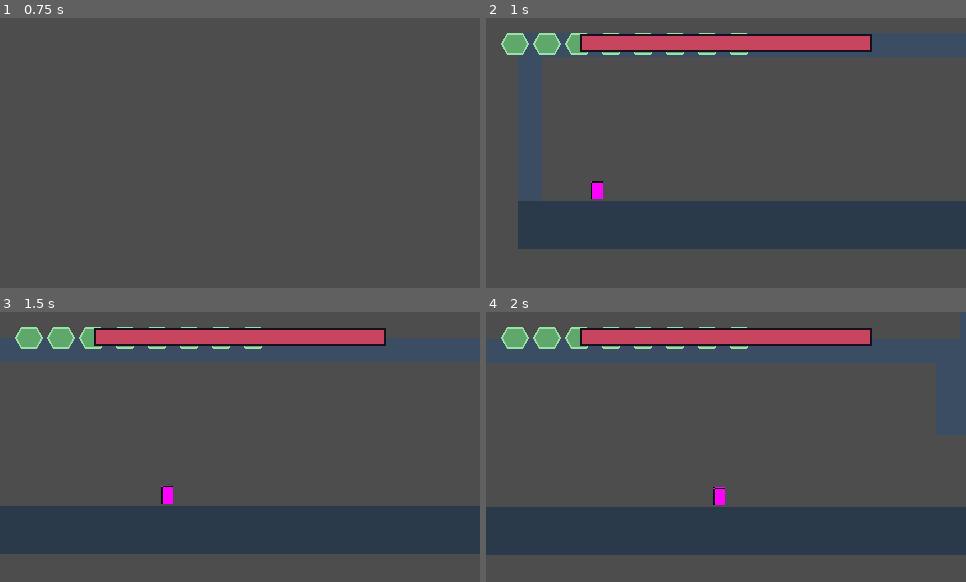
Above: before the commit, frames 1-4 (two rows, left to right).
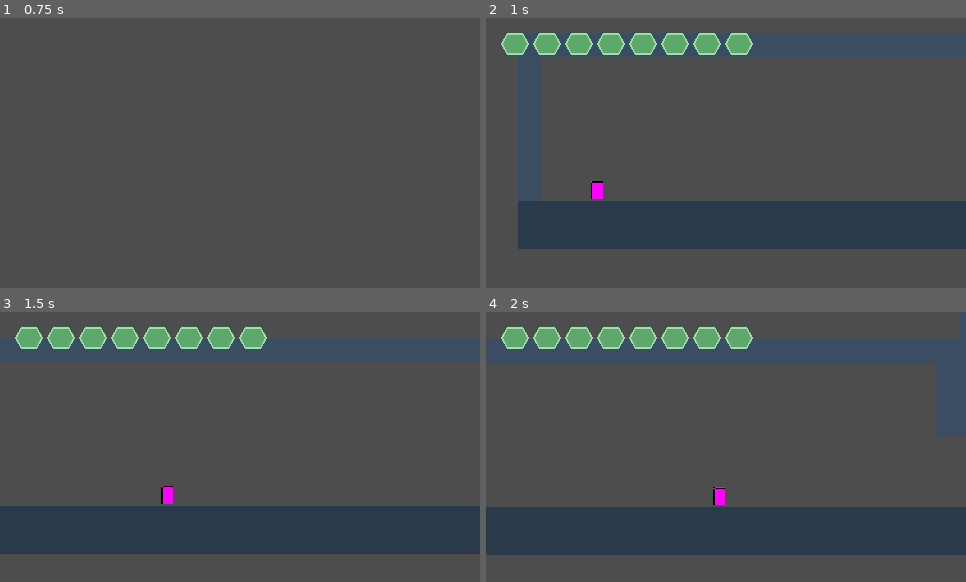
Above: after the commit, the same moments.

Repository: AdventurousArdvark/Bugvania
Game: Godot game, scene res://scenes/title.tscn
Two runs of this game, one before a commit and one after it. Both use one fixed random seed, a clock stepped at 60 frames per second and the inputs below.
Inputs (mouse positions are in pixels of both pictures, inside the frame that each line leads up to):
- Up to frame 1 (0.75 s): tap Enter (pause) at 0.5 s; move the mouse to (345, 139) at 0.52 s; hold D (move_right) from 0.53 s (still down); tap J (attack) at 0.6 s; click (345, 139) at 0.67 s
- Up to frame 2 (1 s): keep holding D (move_right); tap Space (jump) at 0.77 s
- Up to frame 3 (1.5 s): keep holding D (move_right); move the mouse to (144, 460) at 1.27 s; tap Shift (dash) at 1.35 s
- Up to frame 4 (2 s): keep holding D (move_right); tap Space (jump) at 1.52 s

Frame 1 is identical in both runs. In frame 2, 4.1% of the frame differs, in the area x 19-81%, y 5-13%; in frame 3, 4.1%; in frame 4, 4.1%.

Commit message:
added polish to item pickups, boss, and HUD

Diff:
--- a/scripts/ability_pickup.gd
+++ b/scripts/ability_pickup.gd
@@ -12,6 +12,7 @@
 ## visual if you don't give it children.
 
 @export var ability: String = "has_double_jump"
+@export var display_name: String = ""      # shown in the HUD banner; auto-derived if empty
 @export var grant_amount: int = 0          # optional: also add to a numeric property
 @export var amount_property: String = ""   # e.g. "missiles" (leave empty to skip)
 @export var size: Vector2 = Vector2(20, 20)
@@ -60,6 +61,12 @@
 		body.set(amount_property, (int(cur) if cur != null else 0) + grant_amount)
 	collected.emit(ability)
 	Audio.play("pickup")
+	get_tree().call_group("hud", "show_pickup", _label_text())
 	# NOTE: across save/load you'd persist "this pickup is taken" in a save system;
 	# for now it just disappears for the session.
 	queue_free()
+
+func _label_text() -> String:
+	if display_name != "":
+		return display_name
+	return ability.replace("has_", "").capitalize()
--- a/scripts/boss.gd
+++ b/scripts/boss.gd
@@ -6,7 +6,7 @@
 ## Takes beam/missile damage anytime; the recover window is the safe time to hit it.
 ## In group "enemy" (so your beams damage it) and "boss" (so the HUD shows its bar).
 
-enum St { INTRO, IDLE, WINDUP, LUNGE, RECOVER, VOLLEY, DEAD }
+enum St { DORMANT, INTRO, IDLE, WINDUP, LUNGE, RECOVER, VOLLEY, DEAD }
 
 @export var max_health: int = 40
 @export var lunge_speed: float = 420.0
@@ -18,9 +18,10 @@
 @export var color: Color = Color("#7a3b8f")
 
 signal health_changed(current, maximum)
+signal engaged
 
 var health: int
-var _state: int = St.INTRO
+var _state: int = St.DORMANT
 var _t: float = 0.6
 var _dir: int = -1
 var _phase2: bool = false
@@ -73,6 +74,8 @@
 	_t -= delta
 
 	match _state:
+		St.DORMANT:
+			velocity.x = move_toward(velocity.x, 0.0, 600.0 * delta)
 		St.INTRO:
 			velocity.x = 0.0
 			if _t <= 0.0:
@@ -121,6 +124,12 @@
 func _to_idle() -> void:
 	_state = St.IDLE
 	_t = idle_time * (0.65 if _phase2 else 1.0)
+
+func engage() -> void:
+	if _state == St.DORMANT:
+		_state = St.INTRO
+		_t = 0.8
+		engaged.emit()
 
 func _face_player() -> void:
 	if _player != null:
--- a/scripts/hud.gd
+++ b/scripts/hud.gd
@@ -25,6 +25,9 @@
 var _boss_hp: int = 0
 var _boss_max: int = 1
 var _boss_show: bool = false
+var _banner_text: String = ""
+var _banner_t: float = 0.0
+var _font: Font
 var _draw_node: Control = null
 
 # Inner Control whose _draw delegates back to the HUD.
@@ -36,11 +39,18 @@
 
 func _ready() -> void:
 	layer = 10
+	add_to_group("hud")
+	_font = ThemeDB.fallback_font
 	_draw_node = HudDraw.new()
 	(_draw_node as HudDraw).hud = self
 	_draw_node.set_anchors_preset(Control.PRESET_FULL_RECT)
 	_draw_node.mouse_filter = Control.MOUSE_FILTER_IGNORE
 	add_child(_draw_node)
+
+func _process(delta: float) -> void:
+	if _banner_t > 0.0:
+		_banner_t -= delta
+		_redraw()
 
 func bind(player: Node) -> void:
 	_player = player
@@ -71,15 +81,27 @@
 		return
 	_boss_max = int(boss.get("max_health"))
 	_boss_hp = int(boss.get("health"))
-	_boss_show = true
+	_boss_show = false                      # stays hidden until the fight is engaged
 	if boss.has_signal("health_changed"):
 		boss.health_changed.connect(_on_boss_health)
+	if boss.has_signal("engaged"):
+		boss.engaged.connect(_on_boss_engaged)
+	_redraw()
+
+func _on_boss_engaged() -> void:
+	_boss_show = true
 	_redraw()
 
 func _on_boss_health(current: int, maximum: int) -> void:
 	_boss_hp = current
 	_boss_max = maximum
-	_boss_show = current > 0
+	if current <= 0:
+		_boss_show = false                  # hide on death; only "engaged" shows it
+	_redraw()
+
+func show_pickup(text: String) -> void:
+	_banner_text = str(text)
+	_banner_t = 3.0
 	_redraw()
 
 func _redraw() -> void:
@@ -103,17 +125,25 @@
 			var ax := x0 + i * 14.0
 			c.draw_circle(Vector2(ax + 5.0, ay + 6.0), 5.0, POD_ON if i < _missiles else POD_OFF)
 
-	# Boss bar across the top while a boss is alive.
+	# Boss bar at the BOTTOM center, clear of the top-left chitin plates.
 	if _boss_show:
 		var vw := c.size.x
-		var bw := vw * 0.6
+		var bw := vw * 0.5
 		var bx := (vw - bw) * 0.5
-		var by := 18.0
-		var bh := 14.0
-		c.draw_rect(Rect2(bx - 2, by - 2, bw + 4, bh + 4), Color("#1a0f1f"))
-		c.draw_rect(Rect2(bx, by, bw, bh), Color("#2a1830"))
+		var by := c.size.y - 50.0
+		c.draw_string(_font, Vector2(0, by - 6), "VESSEL", HORIZONTAL_ALIGNMENT_CENTER, vw, 14, Color("#c8455f"))
+		c.draw_rect(Rect2(bx - 2, by, bw + 4, 16), Color("#1a0f1f"))
+		c.draw_rect(Rect2(bx, by + 2, bw, 12), Color("#2a1830"))
 		var frac := clampf(float(_boss_hp) / float(maxi(_boss_max, 1)), 0.0, 1.0)
-		c.draw_rect(Rect2(bx, by, bw * frac, bh), Color("#c8455f"))
+		c.draw_rect(Rect2(bx, by + 2, bw * frac, 12), Color("#c8455f"))
+
+	# Pickup banner: names the part you just grafted, then fades.
+	if _banner_t > 0.0:
+		var a := clampf(_banner_t / 0.7, 0.0, 1.0)   # fade over the last 0.7s
+		var vw2 := c.size.x
+		var ty := c.size.y * 0.40
+		c.draw_string(_font, Vector2(0, ty), "GRAFTED", HORIZONTAL_ALIGNMENT_CENTER, vw2, 15, Color(0.62, 0.85, 0.55, a * 0.8))
+		c.draw_string(_font, Vector2(0, ty + 30), _banner_text, HORIZONTAL_ALIGNMENT_CENTER, vw2, 30, Color(0.85, 0.94, 0.78, a))
 
 func _plate(c: Control, pos: Vector2, size: Vector2, full: bool) -> void:
 	var w := size.x
--- a/scripts/level_one.gd
+++ b/scripts/level_one.gd
@@ -95,6 +95,7 @@
 	_slab(36.0 * T, 38.0 * T, -3.0 * T, -2.0 * T, C_FLOOR)
 	var charge := AbilityPickup.new()
 	charge.ability = "has_charge"
+	charge.display_name = "Charge Gland"
 	charge.color = Color("#9fe6ff")
 	charge.position = Vector2(37.0 * T, -4.0 * T)
 	add_child(charge)
@@ -120,6 +121,7 @@
 	# Missiles (flag + 5 ammo) as the reward for climbing out.
 	var missiles_pick := AbilityPickup.new()
 	missiles_pick.ability = "has_missiles"
+	missiles_pick.display_name = "Stinger Pods"
 	missiles_pick.amount_property = "missiles"
 	missiles_pick.grant_amount = 5
 	missiles_pick.color = Color("#ff8c42")
@@ -145,6 +147,7 @@
 	# Ice Beam, on the far landing (freezes enemies into platforms).
 	var ice := AbilityPickup.new()
 	ice.ability = "has_ice"
+	ice.display_name = "Frost Gland"
 	ice.color = Color("#bfe9ff")
 	ice.position = Vector2(86.0 * T, -3.0 * T)
 	add_child(ice)
@@ -168,6 +171,7 @@
 	# The reward.
 	var pickup := AbilityPickup.new()
 	pickup.ability = "has_double_jump"
+	pickup.display_name = "Wing-Segment"
 	pickup.position = Vector2(95.5 * T, -4.0 * T)
 	add_child(pickup)
 
@@ -190,6 +194,7 @@
 	add_child(door)
 	var wave := AbilityPickup.new()
 	wave.ability = "has_wave"
+	wave.display_name = "Resonant Membrane"
 	wave.color = Color("#c77dff")
 	wave.position = Vector2(113.6 * T, 7.0 * T)
 	add_child(wave)
@@ -245,6 +250,8 @@
 	_current_room = room_name
 	_checkpoint = _entries[room_name]
 	_apply_camera_limits(_rooms[room_name])
+	if room_name == "G":
+		get_tree().call_group("boss", "engage")   # wake the boss + show its bar
 
 
 func _apply_camera_limits(rect: Rect2) -> void:
--- a/scripts/weapon.gd
+++ b/scripts/weapon.gd
@@ -26,6 +26,8 @@
 var _cooldown: float = 0.0
 var _charging: bool = false
 var _charge_t: float = 0.0
+var _can_charge: bool = false
+var _anim: float = 0.0
 
 func _ready() -> void:
 	var p := get_parent()
@@ -35,8 +37,10 @@
 func _process(delta: float) -> void:
 	if _cooldown > 0.0:
 		_cooldown -= delta
+	_anim += delta
 
 	var can_charge: bool = _player != null and _player.get("has_charge") == true
+	_can_charge = can_charge
 
 	if _act_just_pressed("attack"):
 		_fire(false)
@@ -47,6 +51,8 @@
 		_charge_t += delta
 		if was < charge_time and _charge_t >= charge_time:
 			Audio.play("charge_ready")
+			if _player != null:
+				Fx.burst(_player.get_parent(), (_player as Node2D).global_position + Vector2(0, -8), Color("#ffffff"), 6, 90.0)
 	if _act_just_released("attack"):
 		if _charging and can_charge and _charge_t >= charge_time:
 			_fire(true)
@@ -54,6 +60,24 @@
 
 	if _act_just_pressed("shoot"):
 		_fire_missile()
+
+	queue_redraw()   # update the charge ring (or clear it)
+
+func _draw() -> void:
+	if not (_charging and _can_charge):
+		return
+	var p := clampf(_charge_t / charge_time, 0.0, 1.0)
+	var c := Vector2(0, -8)
+	var r := lerpf(5.0, 16.0, p)
+	var col := Color("#9fe6ff")
+	var a := 0.35 + 0.45 * p
+	if p >= 1.0:
+		col = Color("#ffffff")                      # fully charged: bright + pulsing
+		a = 0.7 + 0.3 * sin(_anim * 18.0)
+	draw_arc(c, r, 0.0, TAU, 28, Color(col.r, col.g, col.b, a), 2.0)
+	for i in 3:                                      # orbiting motes as it fills
+		var ang := _anim * 6.0 + i * TAU / 3.0
+		draw_circle(c + Vector2(cos(ang), sin(ang)) * r, 1.6, Color(col.r, col.g, col.b, a))
 
 func _fire(charged: bool) -> void:
 	if not charged and _cooldown > 0.0:
